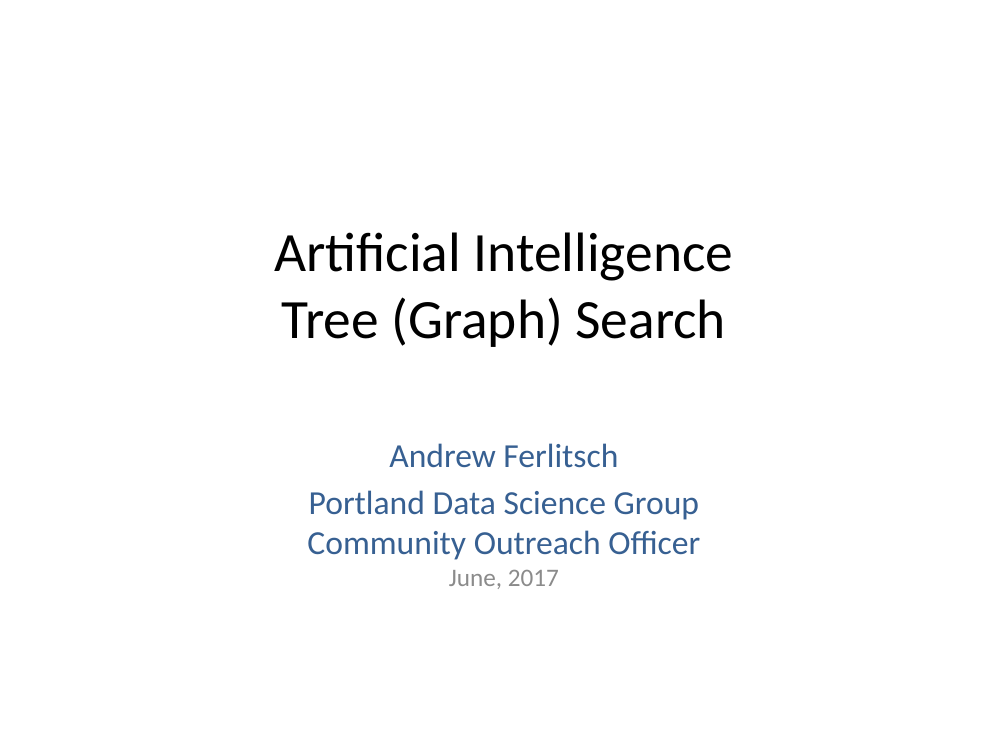
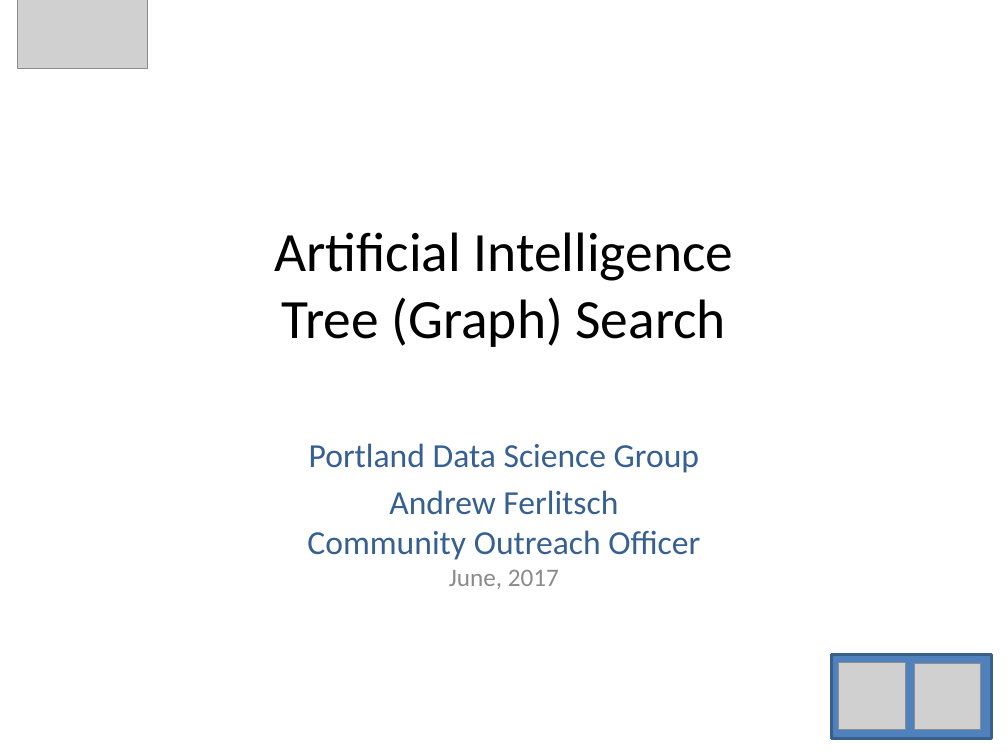
Before and after one commit to andrewferlitsch/Portland-Data-Science-Group, a slide deck: slide 1 of Presentations/AI - Graph Search.pptx. Drawn at 1008x756 pixels with LibreOffice and Linux fonts; fonts in the diff are those of the drawing; grey boxes stand for pictures. Boxes give left, top, right and bottom in pixels: in the first picture for what was removed or moved away, otherwise in the second. Text is boxed around its words. In the diff, an @@ line names an element or a change of style, - is before the commit and + after.

```diff
--- a/Presentations/AI - Graph Search.pptx
+++ b/Presentations/AI - Graph Search.pptx
@@ picture added at (17,0,147,68) @@
@@ subtitle at (307,443,700,589): text changed @@
-Andrew Ferlitsch
-Portland Data Science Group
-Community Outreach Officer
-June, 2017
+Portland Data Science Group
+Andrew Ferlitsch
+Community Outreach Officer
+June, 2017
@@ rectangle added at (832,654,991,738), fill #4F81BD, outline #3A5F8C 2 pt @@
@@ picture added at (839,662,906,730) @@
@@ picture added at (914,664,980,730) @@
```
Also in this commit, not shown: 5 other files.
